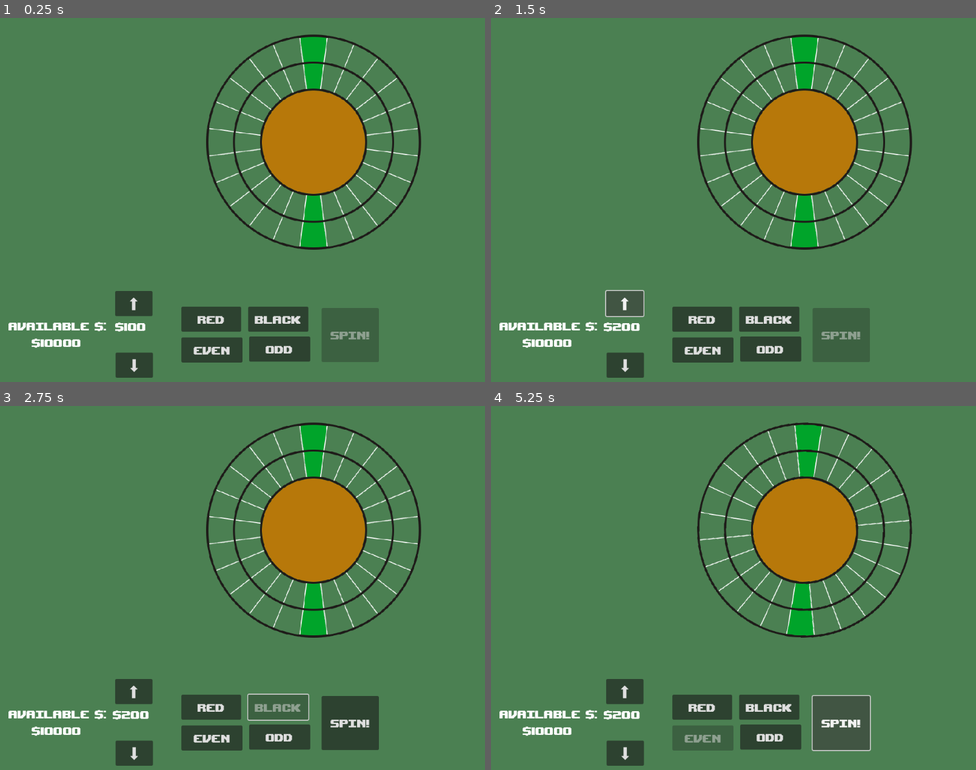
Above: before the commit, frames 1-4 (two rows, left to right).
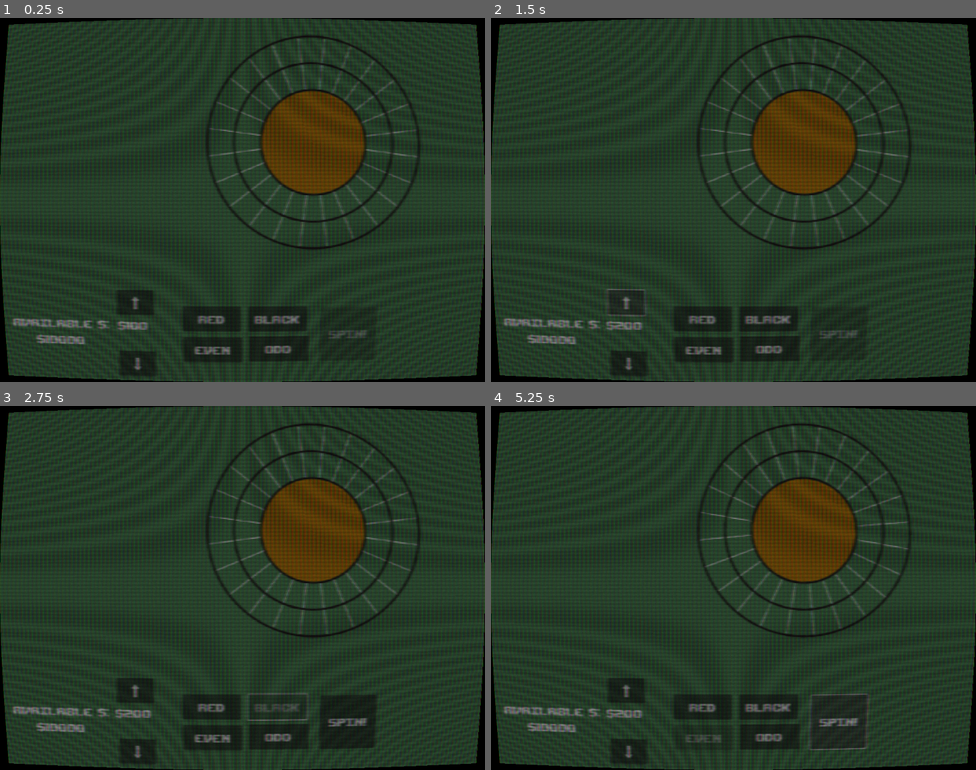
Above: after the commit, the same moments.

Repository: RossRKK/gmtk-game-jam-2025
Game: Godot game, scene res://scenes/roulette_scene.tscn
Same seed, same stepped clock (60 frames per second), same inputs: the game is played once before the commit and once after it.
Inputs:
- Up to frame 1 (0.25 s): no input
- Up to frame 2 (1.5 s): click "⬇" at 0.5 s; click "⬆" at 1.25 s
- Up to frame 3 (2.75 s): click "Black" at 2 s
- Up to frame 4 (5.25 s): click "Red" at 2.75 s; click "Odd" at 3.5 s; click "Even" at 4.25 s; click "Spin!" at 5 s

The runs differ from the first frame. In frame 1, 99% of the frame differs, in the area x 0-100%, y 0-100%; in frame 2, 99%; in frame 3, 99%; in frame 4, 99%.

Commit message:
green segments removed from wheel

Diff:
--- a/scenes/post_processing_effects/crt_effect.tscn
+++ b/scenes/post_processing_effects/crt_effect.tscn
@@ -5,11 +5,11 @@
 [sub_resource type="ShaderMaterial" id="ShaderMaterial_2865m"]
 shader = ExtResource("1_n807c")
 shader_parameter/crt_curve = 0.02
-shader_parameter/crt_scan_line_color = 0.156
+shader_parameter/crt_scan_line_color = 0.125
 shader_parameter/scan_line_count = 192.0
-shader_parameter/aperture_grille_rate = 0.4
+shader_parameter/aperture_grille_rate = 0.212
 shader_parameter/rf_switch_esque_blur = 1.0
-shader_parameter/white_noise_rate = 0.0
+shader_parameter/white_noise_rate = 0.05
 
 [node name="CRTEffect" type="CanvasLayer"]
 
--- a/scenes/post_processing_effects/pixel_effect.tscn
+++ b/scenes/post_processing_effects/pixel_effect.tscn
@@ -1,6 +1,6 @@
 [gd_scene load_steps=3 format=3 uid="uid://68ktk7yh4by3"]
 
-[ext_resource type="Shader" uid="uid://d0xaanev2miq5" path="res://scenes/post_processing_effects/pixel_effect.gdshader" id="1_obxqt"]
+[ext_resource type="Shader" uid="uid://d0xaanev2miq5" path="res://shaders/pixel_effect.gdshader" id="1_obxqt"]
 
 [sub_resource type="ShaderMaterial" id="ShaderMaterial_3btms"]
 shader = ExtResource("1_obxqt")
--- a/scenes/roulette_scene.tscn
+++ b/scenes/roulette_scene.tscn
@@ -1,8 +1,9 @@
-[gd_scene load_steps=7 format=3 uid="uid://dhyms0lpvrve6"]
+[gd_scene load_steps=8 format=3 uid="uid://dhyms0lpvrve6"]
 
 [ext_resource type="PackedScene" uid="uid://blbams3bsbfjm" path="res://scenes/post_processing_effects/crt_effect.tscn" id="1_8h7hl"]
 [ext_resource type="Script" uid="uid://ihpwiim42g6l" path="res://scripts/roulette_scene.gd" id="1_nh752"]
 [ext_resource type="PackedScene" uid="uid://r5abxcpmk0i7" path="res://scenes/roulette_wheel.tscn" id="2_bivp3"]
+[ext_resource type="PackedScene" uid="uid://68ktk7yh4by3" path="res://scenes/post_processing_effects/pixel_effect.tscn" id="2_wwc13"]
 [ext_resource type="PackedScene" uid="uid://cciepqx17ef51" path="res://scenes/betting_board.tscn" id="3_iked3"]
 [ext_resource type="Theme" uid="uid://774qwrnpcvo5" path="res://scenes/text_theme.tres" id="5_4tu1h"]
 [ext_resource type="Script" uid="uid://bd6fh0c2rceq5" path="res://scripts/result_text.gd" id="5_r8avv"]
@@ -44,8 +45,9 @@
 text = "$$$$"
 horizontal_alignment = 1
 
+[node name="pixelate" parent="." instance=ExtResource("2_wwc13")]
+
 [node name="CRTEffect" parent="." instance=ExtResource("1_8h7hl")]
-visible = false
 
 [node name="Resulttext" type="RichTextLabel" parent="."]
 offset_left = 354.0
Binary file changed: assets/png/wheel.png
Renamed: scenes/post_processing_effects/pixel_effect.gdshader -> shaders/pixel_effect.gdshader
Renamed: scenes/post_processing_effects/pixel_effect.gdshader.uid -> shaders/pixel_effect.gdshader.uid
Not shown, changed: assets/psd/wheel.psd
